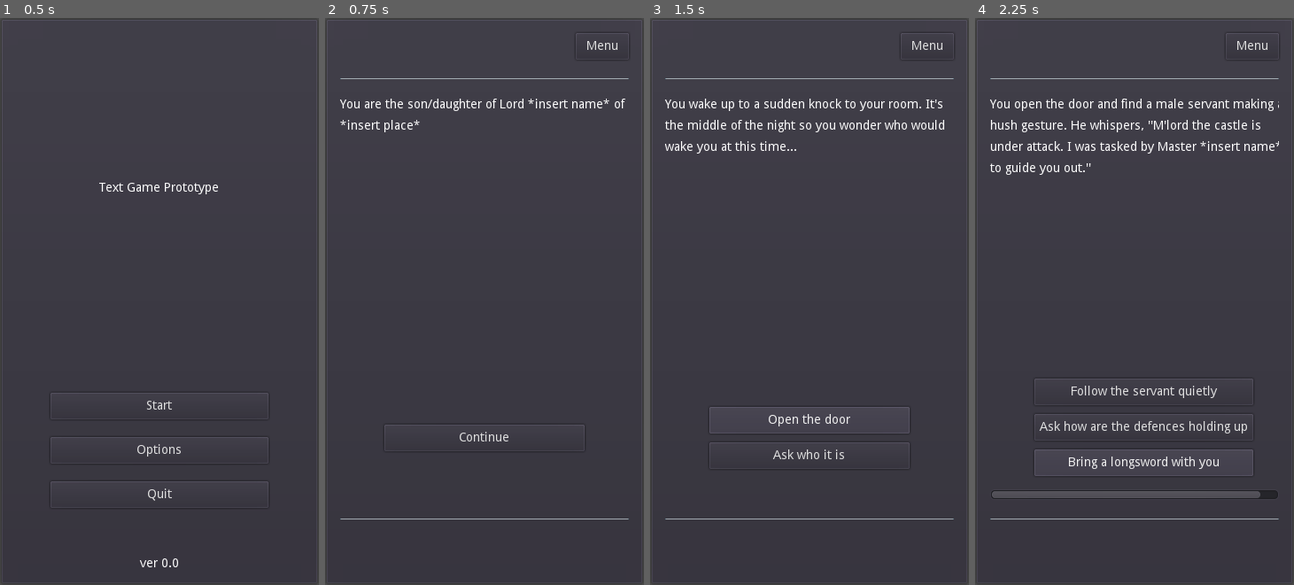
Above: before the commit, frames 1-4 (left to right).
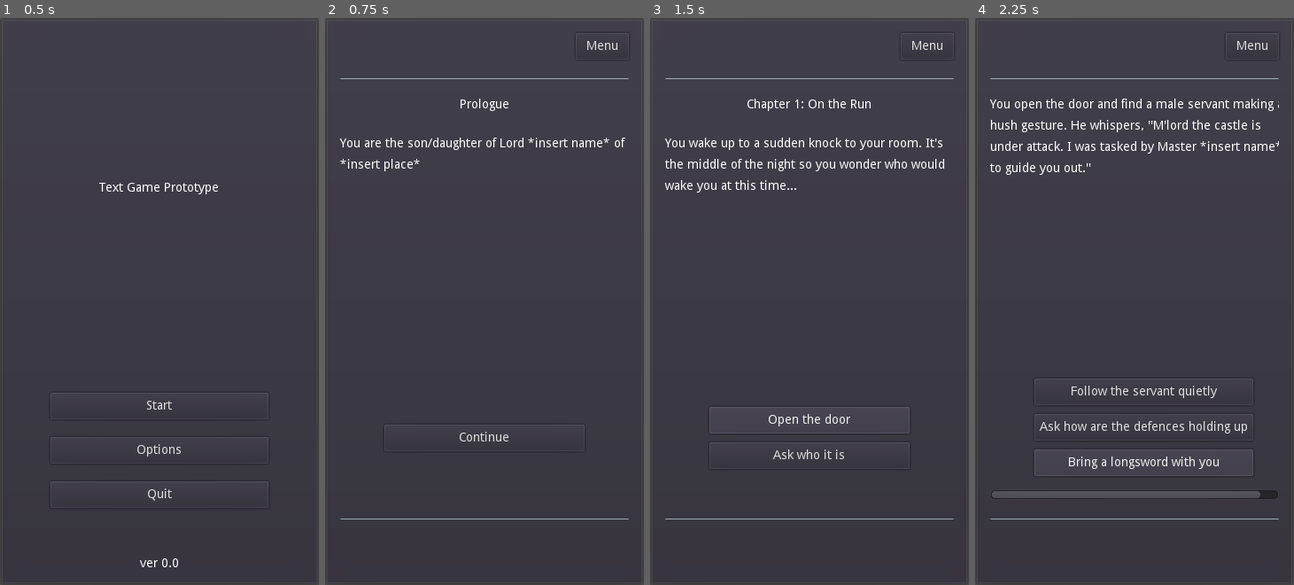
Above: after the commit, the same moments.

Repository: philipuriarte/A-Churchyard-of-Orphans
Game: Godot game, scene res://scenes/main.tscn
Two runs of this game, one before a commit and one after it. Both use one fixed random seed, a clock stepped at 60 frames per second and the inputs below.
Inputs:
- Up to frame 1 (0.5 s): no input
- Up to frame 2 (0.75 s): click "Start" at 0.5 s
- Up to frame 3 (1.5 s): click "Continue" at 1.25 s
- Up to frame 4 (2.25 s): click "Open the door" at 2 s

Frame 1 is identical in both runs. In frame 2, 1.5% of the frame differs, in the area x 4-95%, y 14-28%; in frame 3, 2.8%, in the area x 4-93%, y 14-31%; in frame 4, nothing differs.

Commit message:
Add title to some scenes

Diff:
--- a/logic/content_data.gd
+++ b/logic/content_data.gd
@@ -4,6 +4,7 @@
 # Current text is only for the sole purpose of prototyping and is not indicative of the content in the final game
 var content_dict := {
 	"000_prologue": {
+		"title": "Prologue",
 		"narr_text": "You are the son/daughter of Lord *insert name* of *insert place*",
 		"choices": {
 			1: {
@@ -14,6 +15,7 @@
 	},
 
 	"001_intro": {
+		"title": "Chapter 1: On the Run",
 		"narr_text": "You wake up to a sudden knock to your room. It's the middle of the night so you wonder who would wake you at this time...",
 		"choices": {
 			1: {
